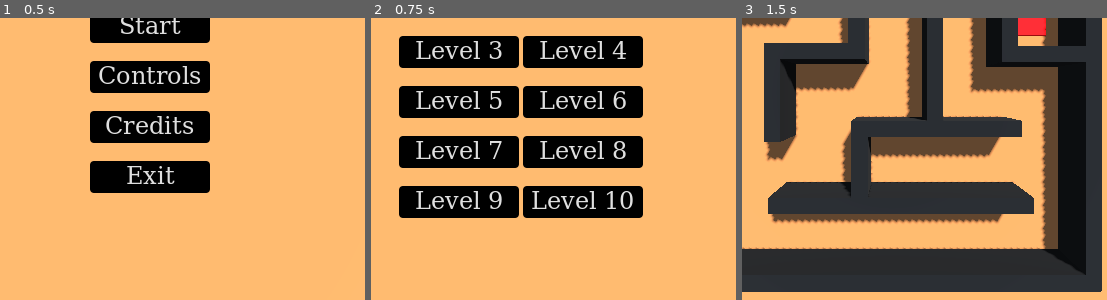
Above: before the commit, frames 1-3 (left to right).
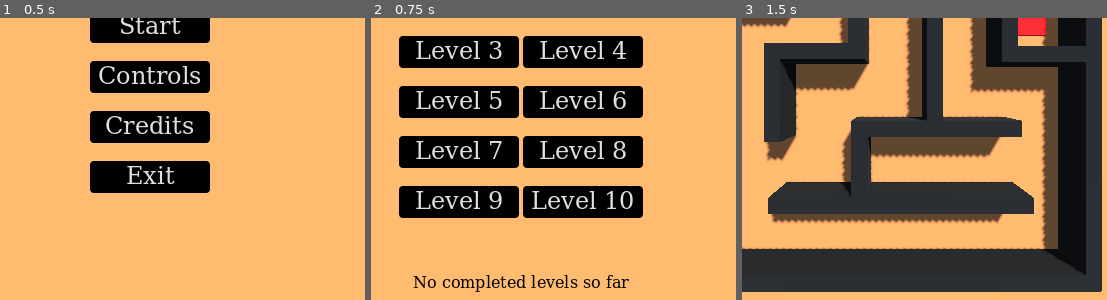
Above: after the commit, the same moments.

Repository: tautminas/sphere-in-a-maze
Game: Godot game, scene res://Menu/main_menu.tscn
Two runs of this game, one before a commit and one after it. Both use one fixed random seed, a clock stepped at 60 frames per second and the inputs below.
Inputs:
- Up to frame 1 (0.5 s): no input
- Up to frame 2 (0.75 s): click "Start" at 0.5 s
- Up to frame 3 (1.5 s): click "Level 1" at 1.25 s
The pictures show only the part of the screen within x 26-76%, y 35-85%; the shares and areas given below are measured in that part.

Frame 1 is identical in both runs. In frame 2, 1.0% of the frame differs, in the area x 11-71%, y 91-98%; in frame 3, nothing differs.

Commit message:
Add label which informs players about completed levels

Diff:
--- a/Menu/level_selection.gd
+++ b/Menu/level_selection.gd
@@ -11,6 +11,7 @@
 @onready var level_9: Button = $MarginContainer/HBoxContainer/VBoxContainer/Level9
 @onready var level_10: Button = $MarginContainer/HBoxContainer/VBoxContainer2/Level10
 @onready var menu_button: Button = $MenuButton
+@onready var completed_levels_label: Label = $CompletedLevelsLabel
 
 @export_file("*.tscn") var level_1_path
 @export_file("*.tscn") var level_2_path
@@ -23,6 +24,7 @@
 @export_file("*.tscn") var level_9_path
 @export_file("*.tscn") var level_10_path
 @export_file("*.tscn") var menu_path
+
 
 # Called when the node enters the scene tree for the first time.
 func _ready() -> void:
@@ -37,6 +39,8 @@
 	level_9.button_down.connect(on_level_9_pressed)
 	level_10.button_down.connect(on_level_10_pressed)
 	menu_button.button_down.connect(on_menu_pressed)
+
+	alter_completed_levels_label()
 
 func _process(delta: float) -> void:
 	if Input.is_action_just_pressed("escape"):
@@ -74,3 +78,29 @@
 
 func on_menu_pressed() -> void:
 	get_tree().change_scene_to_file(menu_path)
+
+func alter_completed_levels_label() -> void:
+	const LEVEL_DATA_PATH = "res://level_data.json"
+	var completed_levels = []
+	# Read completed levels
+	if FileAccess.file_exists(LEVEL_DATA_PATH):
+		var data_file = FileAccess.open(LEVEL_DATA_PATH, FileAccess.READ)
+		var parsed_result = JSON.parse_string(data_file.get_as_text())
+		if parsed_result is Dictionary:
+			completed_levels = parsed_result["completedLevels"]
+	# Remove duplicated from completed levels
+	var dict_for_unique_val = {}
+	for item in completed_levels:
+		dict_for_unique_val[item] = true
+	completed_levels = dict_for_unique_val.keys()
+	# Prepare string about completed levels
+	var completed_levels_notification = "Completed levels: "
+	for i in completed_levels:
+		completed_levels_notification += str(i) + ", "
+	completed_levels_notification = completed_levels_notification.substr(0, completed_levels_notification.length() - 2)
+	if len(completed_levels) == 0:
+		completed_levels_notification = "No completed levels so far"
+	elif len(completed_levels) == 10:
+		completed_levels_notification = "All levels are completed!"
+	# Change the text of the label
+	completed_levels_label.text = completed_levels_notification
--- a/Menu/level_selection.tscn
+++ b/Menu/level_selection.tscn
@@ -29,6 +29,10 @@
 
 [sub_resource type="Theme" id="Theme_wi25v"]
 Button/styles/normal = SubResource("StyleBoxFlat_6mqh6")
+
+[sub_resource type="SystemFont" id="SystemFont_3p4vy"]
+font_names = PackedStringArray("Monospace")
+subpixel_positioning = 0
 
 [node name="SelectionMenu" type="Control"]
 layout_mode = 3
@@ -203,3 +207,20 @@
 grow_vertical = 0
 theme = SubResource("Theme_wi25v")
 text = "Menu"
+
+[node name="CompletedLevelsLabel" type="Label" parent="."]
+layout_mode = 1
+anchors_preset = 7
+anchor_left = 0.5
+anchor_top = 1.0
+anchor_right = 0.5
+anchor_bottom = 1.0
+offset_left = -20.0
+offset_top = -118.0
+offset_right = 20.0
+offset_bottom = -95.0
+grow_horizontal = 2
+grow_vertical = 0
+theme_override_colors/font_color = Color(0, 0, 0, 1)
+theme_override_fonts/font = SubResource("SystemFont_3p4vy")
+text = "Test"
Not shown: 1 places in Menu/level_selection.tscn that only renumber resources
